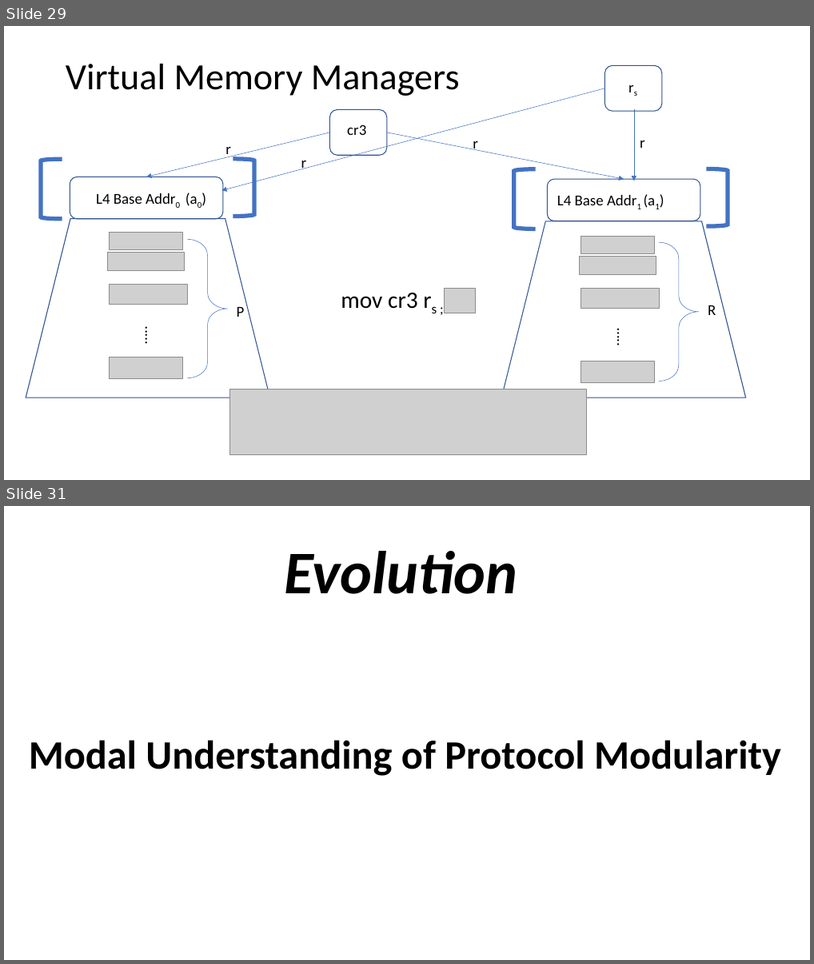
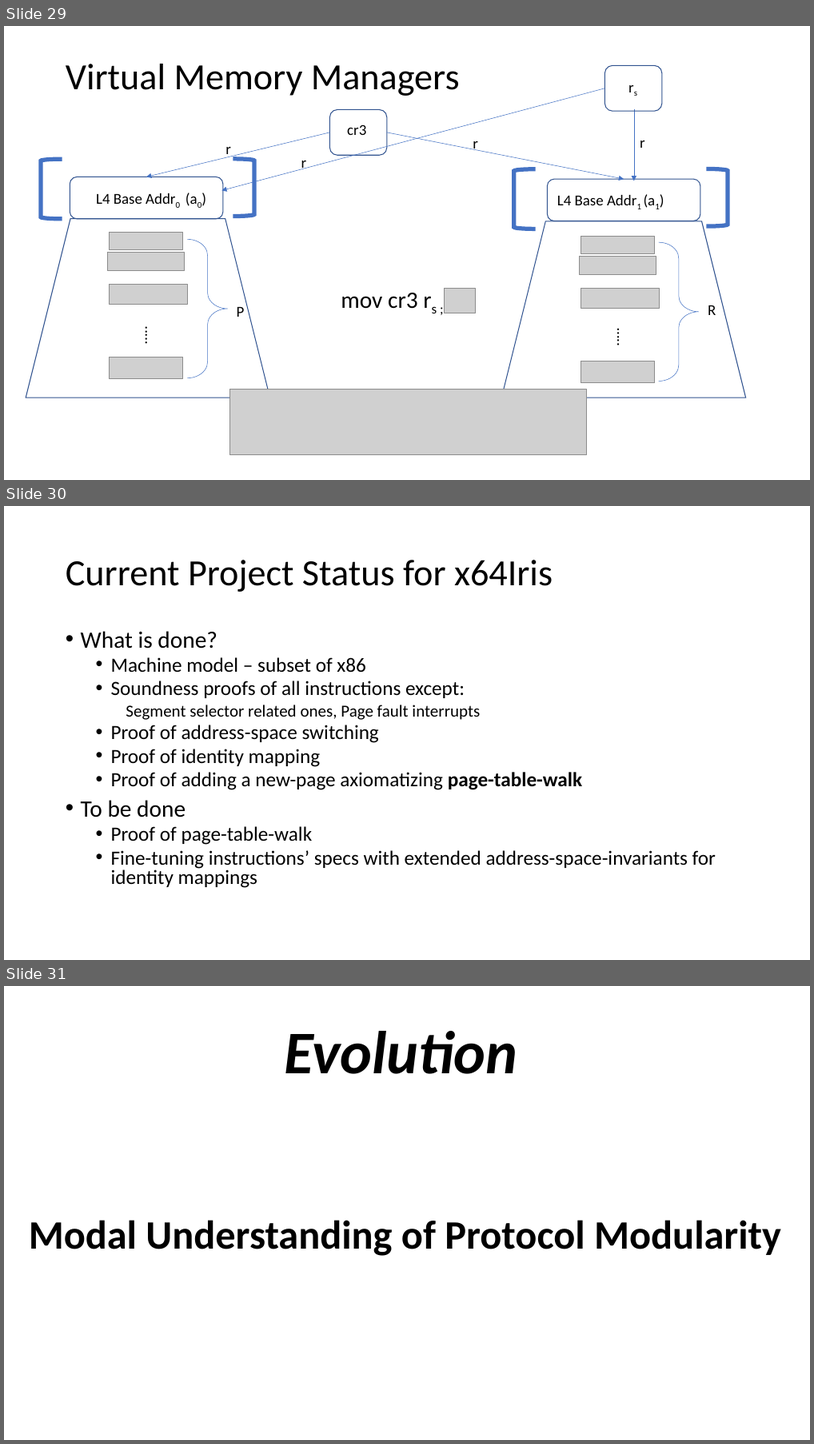
Before and after one commit to Contingent-Systems/modal_abstractions_presentations, a slide deck: thesis_proposal/proposal.pptx. Shown one above the other, each under a label of ours: slides 29 and 31 before the commit, slides 29, 30 and 31 after it; the slides between them are not shown. The pictures are 814x964 and 814x1444 pixels, drawn with LibreOffice and Linux fonts; fonts in the diff are those of the drawing; grey boxes stand for pictures. Boxes give left, top, right and bottom in pixels: in the first picture for what was removed or moved away, otherwise in the second. Text is boxed around its words. In the diff, an @@ line names an element or a change of style, - is before the commit and + after.

```diff
--- a/thesis_proposal/proposal.pptx
+++ b/thesis_proposal/proposal.pptx
@@ slide 30 added at (x1=4, y1=506, x2=810, y2=960), background #FFFFFF @@
@@ title added at (x1=66, y1=560, x2=553, y2=592), 44 pt, text #000000 @@
+Current Project Status for x64Iris
@@ text added at (x1=81, y1=631, x2=716, y2=888), 24 pt, text #000000 @@
+• What is done?
+  • Machine model – subset of x86
+  • Soundness proofs of all instructions except:
+    Segment selector related ones, Page fault interrupts
+  • Proof of address-space switching
+  • Proof of identity mapping
+  • Proof of adding a new-page axiomatizing page-table-walk
+• To be done
+  • Proof of page-table-walk
+  • Fine-tuning instructions’ specs with extended address-space-invariants for identity mappings
```
Also in this commit, not shown: 10 slides changed, 1 other slide added, 2 slides removed.
